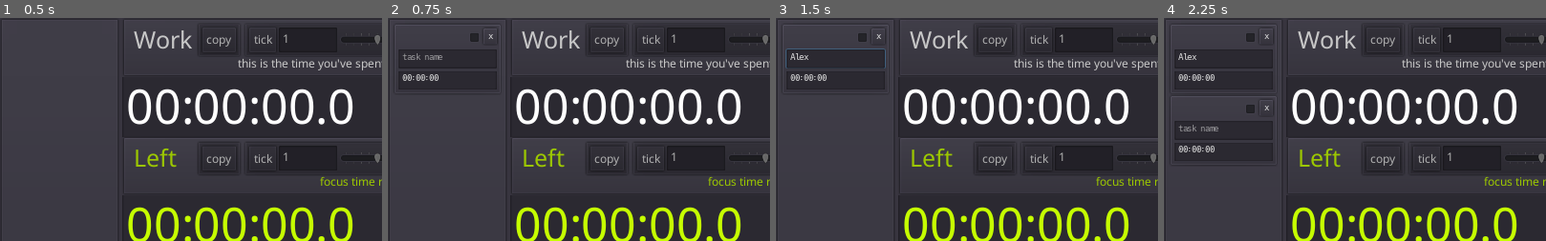
Above: before the commit, frames 1-4 (left to right).
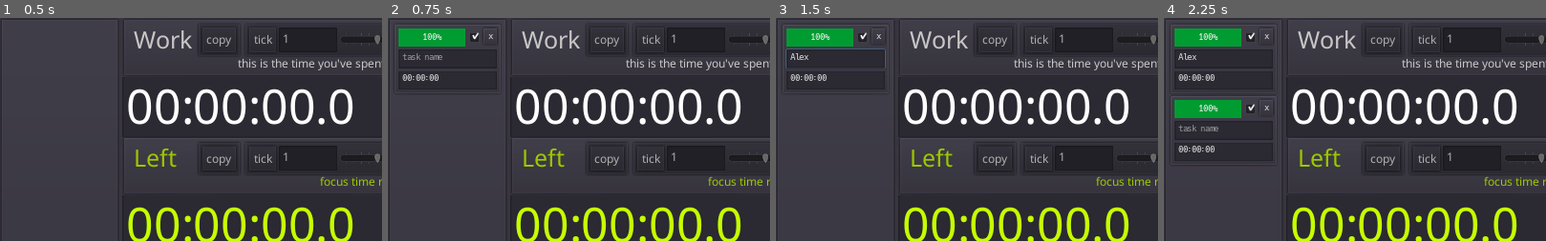
Above: after the commit, the same moments.

Repository: Streq/workplaytimer
Game: Godot game, scene res://main.tscn
Same seed, same stepped clock (60 frames per second), same inputs: the game is played once before the commit and once after it.
Inputs (mouse positions are % of the whole screen's width and height, from its top left):
- Up to frame 1 (0.5 s): no input
- Up to frame 2 (0.75 s): click "new task" at 0.5 s
- Up to frame 3 (1.5 s): click (8, 9) at 1.27 s; type "Alex" at 1.35 s
- Up to frame 4 (2.25 s): click "new task" at 2 s
The pictures show only the part of the screen within x 0-50%, y 0-50%; the shares and areas given below are measured in that part.

Frame 1 is identical in both runs. In frame 2, 1.5% of the frame differs, in the area x 2-24%, y 4-13%; in frame 3, 1.5%; in frame 4, 2.9%, in the area x 2-24%, y 4-45%.

Commit message:
cambio default enabled

Diff:
--- a/task/task.gd
+++ b/task/task.gd
@@ -29,7 +29,7 @@
 	progress.max_value = msec
 
 onready var enabled_input = $"%enabled"
-export var enabled := false setget set_enabled
+export var enabled := true setget set_enabled
 func set_enabled(val):
 	set_enabled_internal(val)
 	if !is_inside_tree():
--- a/task/task.tscn
+++ b/task/task.tscn
@@ -49,6 +49,7 @@
 margin_bottom = 24.0
 size_flags_horizontal = 8
 size_flags_vertical = 0
+pressed = true
 
 [node name="remove" type="Button" parent="data/HBoxContainer"]
 unique_name_in_owner = true
--- a/task/task_panel.gd
+++ b/task/task_panel.gd
@@ -26,7 +26,7 @@
 	task_list.add_child(task)
 
 
-func _on_msec_updated(new_msec, task):
+func _on_msec_updated(_new_msec, _task):
 	calculate_tasks()
 
 func _on_work_done_updated(msec):
